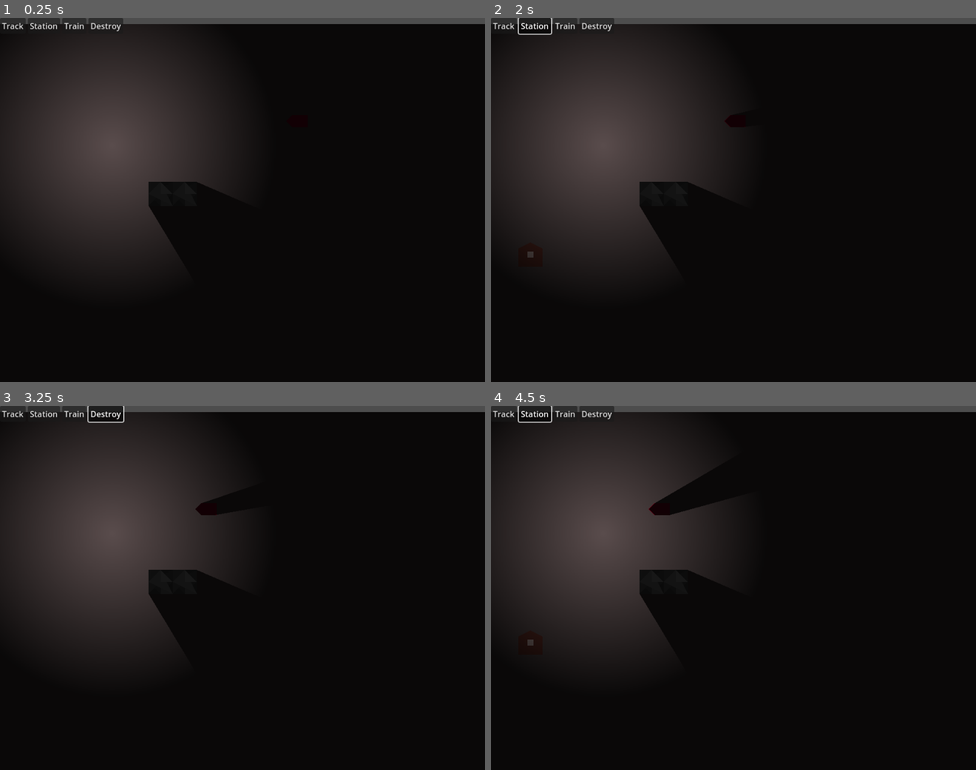
Above: before the commit, frames 1-4 (two rows, left to right).
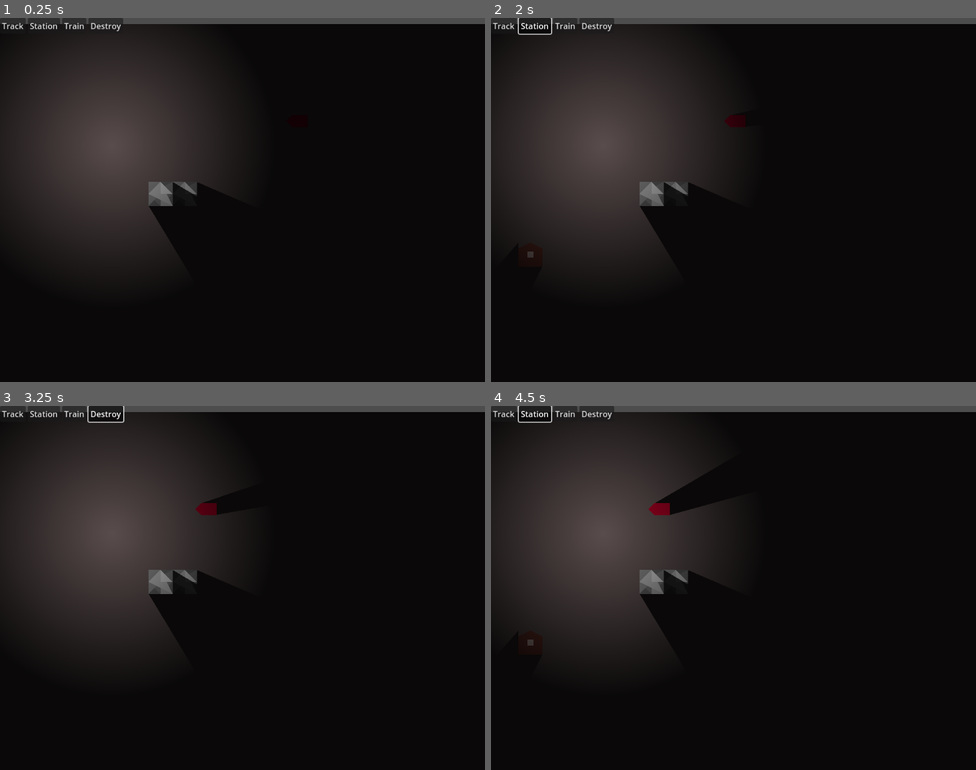
Above: after the commit, the same moments.

Repository: Godsmith/trainfinity3
Game: Godot game, scene res://scenes/game.tscn
The game is run twice, just before and just after one commit, with the same random seed, the same clock (stepped at 60 frames per second) and the same inputs.
Inputs:
- Up to frame 1 (0.25 s): no input
- Up to frame 2 (2 s): click "Track" at 0.5 s; click "Station" at 1.25 s
- Up to frame 3 (3.25 s): click "Train" at 2 s; click "Destroy" at 2.75 s
- Up to frame 4 (4.5 s): click "Track" at 3.5 s; click "Station" at 4.25 s

The runs differ from the first frame. In frame 1, 0.4% of the frame differs, in the area x 30-41%, y 45-52%; in frame 2, 0.5%; in frame 3, 0.6%; in frame 4, 0.6%, in the area x 30-41%, y 26-52%.

Commit message:
Slightly improve shadows

Diff:
--- a/scenes/game.tscn
+++ b/scenes/game.tscn
@@ -55,16 +55,16 @@
 button_group = SubResource("ButtonGroup_lbhrr")
 text = "Train"
 
-[node name="Polygon2D" type="Polygon2D" parent="."]
-z_index = -1
-color = Color(0.314105, 0.268899, 0.268889, 1)
-polygon = PackedVector2Array(-128, -96, -128, 160, 208, 160, 208, -96)
-
 [node name="DestroyButton" type="Button" parent="CanvasLayer/HBoxContainer"]
 layout_mode = 2
 toggle_mode = true
 button_group = SubResource("ButtonGroup_lbhrr")
 text = "Destroy"
+
+[node name="Polygon2D" type="Polygon2D" parent="."]
+z_index = -1
+color = Color(0.314105, 0.268899, 0.268889, 1)
+polygon = PackedVector2Array(-128, -96, -128, 160, 208, 160, 208, -96)
 
 [node name="Camera2D" type="Camera2D" parent="."]
 position = Vector2(38, 20)
--- a/scenes/station.tscn
+++ b/scenes/station.tscn
@@ -1,6 +1,10 @@
-[gd_scene load_steps=2 format=3 uid="uid://b1064yqqmy7mf"]
+[gd_scene load_steps=3 format=3 uid="uid://b1064yqqmy7mf"]
 
 [ext_resource type="Script" uid="uid://b2y7rsqb0bxqi" path="res://scripts/station.gd" id="1_rod8h"]
+
+[sub_resource type="OccluderPolygon2D" id="OccluderPolygon2D_rod8h"]
+cull_mode = 2
+polygon = PackedVector2Array(-8, -8, 8, -8, 8, 8, -8, 8, -8, -8)
 
 [node name="Station" type="Node2D" groups=["stations"]]
 script = ExtResource("1_rod8h")
@@ -21,4 +25,7 @@
 position = Vector2(16, -16)
 polygon = PackedVector2Array(-8, -4, 0, -8, 8, -4, 8, 8, -8, 8)
 
+[node name="LightOccluder2D" type="LightOccluder2D" parent="."]
+occluder = SubResource("OccluderPolygon2D_rod8h")
+
 [connection signal="input_event" from="Area2D" to="." method="_on_input_event"]
--- a/scenes/train.tscn
+++ b/scenes/train.tscn
@@ -5,6 +5,7 @@
 [sub_resource type="Curve2D" id="Curve2D_68jl8"]
 
 [sub_resource type="OccluderPolygon2D" id="OccluderPolygon2D_68jl8"]
+cull_mode = 2
 polygon = PackedVector2Array(-0.257391, 0.111548, 9.74261, 0.111548, 13.7426, 4.11155, 9.74261, 8.11155, -0.257391, 8.11155)
 
 [node name="Train" type="Path2D"]
--- a/scenes/wall.tscn
+++ b/scenes/wall.tscn
@@ -1,6 +1,7 @@
 [gd_scene load_steps=2 format=3 uid="uid://ddwk7q8585at4"]
 
 [sub_resource type="OccluderPolygon2D" id="OccluderPolygon2D_uvhfp"]
+cull_mode = 2
 polygon = PackedVector2Array(-8, -8, 8, -8, 8, 8, -8, 8, -8, -8)
 
 [node name="Wall" type="Node2D"]
